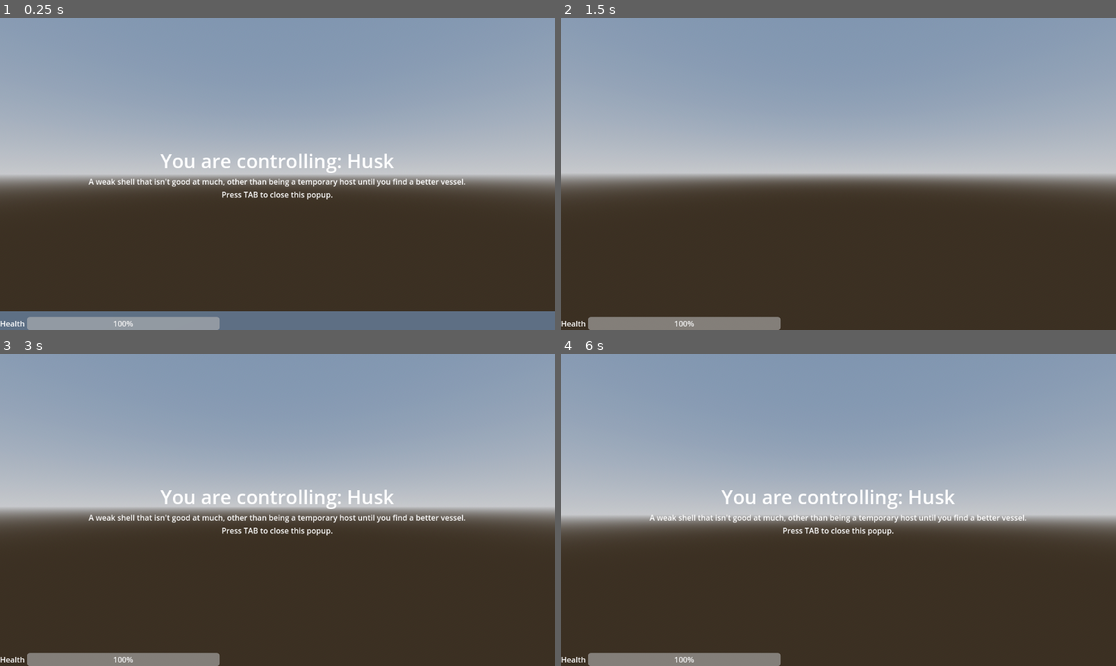
Above: before the commit, frames 1-4 (two rows, left to right).
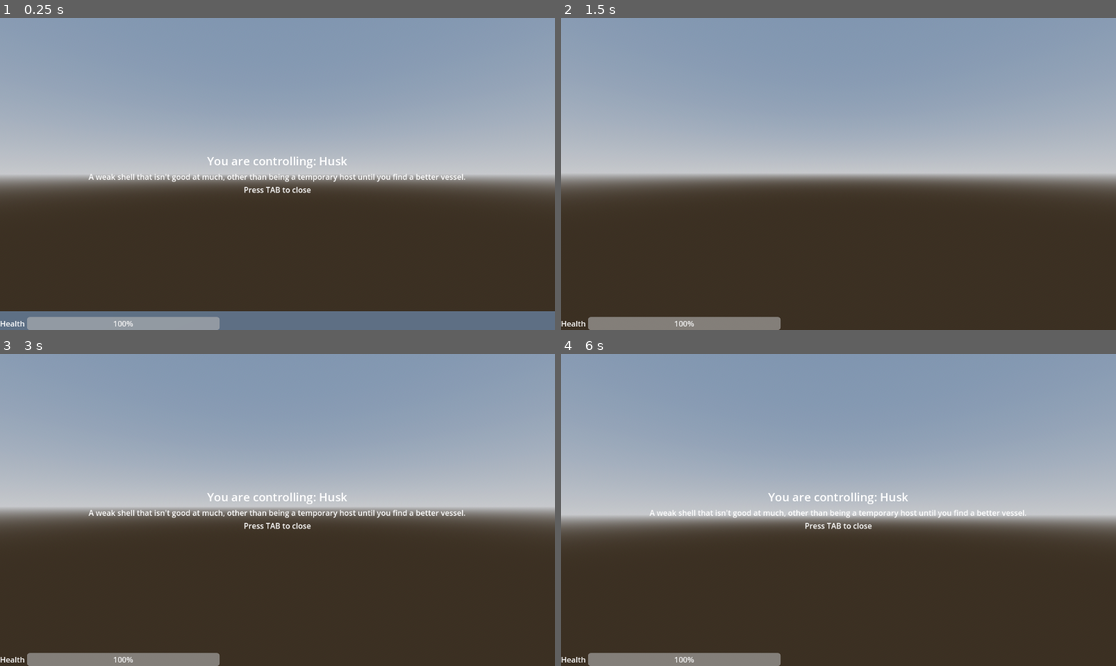
Above: after the commit, the same moments.

Repository: city-high-rider/soulswap
Game: Godot game, scene res://test_level.tscn
Two runs of this game, one before a commit and one after it. Both use one fixed random seed, a clock stepped at 60 frames per second and the inputs below. The project has no main scene, so this scene is started directly.
Inputs (mouse positions are in pixels of both pictures, inside the frame that each line leads up to):
- Up to frame 1 (0.25 s): no input
- Up to frame 2 (1.5 s): tap Enter at 0.5 s; move the mouse to (866, 174) at 0.52 s; hold W (forward) from 0.53 s (still down); tap F (possess) at 0.6 s; tap Space at 1.25 s; move the mouse to (810, 174) at 1.27 s; tap Tab (toggle_info) at 1.35 s
- Up to frame 3 (3 s): keep holding W (forward); tap Enter at 2 s; move the mouse to (288, 503) at 2.02 s; tap F (possess) at 2.1 s; tap Space at 2.75 s; move the mouse to (271, 516) at 2.77 s; tap Tab (toggle_info) at 2.85 s
- Up to frame 4 (6 s): tap Enter at 3.5 s; move the mouse to (877, 513) at 3.52 s; tap F (possess) at 3.6, 5.1 s; tap Space at 4.25 s; move the mouse to (794, 506) at 4.27 s; tap Tab (toggle_info) at 4.35, 5.85 s; move the mouse to (844, 510) at 5.02 s; move the mouse to (816, 503) at 5.77 s; release W (forward) at 5.78 s; hold D (right) from 5.78 s (still down)

The runs differ from the first frame. In frame 1, 2.2% of the frame differs, in the area x 15-84%, y 43-59%; in frame 2, nothing differs; in frame 3, 2.3%; in frame 4, 2.1%.

Commit message:
tweak body information

Diff:
--- a/components/UI/body_information.tscn
+++ b/components/UI/body_information.tscn
@@ -16,16 +16,14 @@
 
 [node name="BodyName" type="Label" parent="VBoxContainer"]
 layout_mode = 2
-theme_override_font_sizes/font_size = 40
-text = "You are controlling: ??"
+theme_override_font_sizes/font_size = 24
 horizontal_alignment = 1
 
 [node name="BodyInfo" type="Label" parent="VBoxContainer"]
 layout_mode = 2
 horizontal_alignment = 1
-autowrap_mode = 2
 
-[node name="PressToClose" type="Label" parent="VBoxContainer"]
+[node name="Close" type="Label" parent="VBoxContainer"]
 layout_mode = 2
-text = "Press TAB to close this popup."
+text = "Press TAB to close"
 horizontal_alignment = 1
